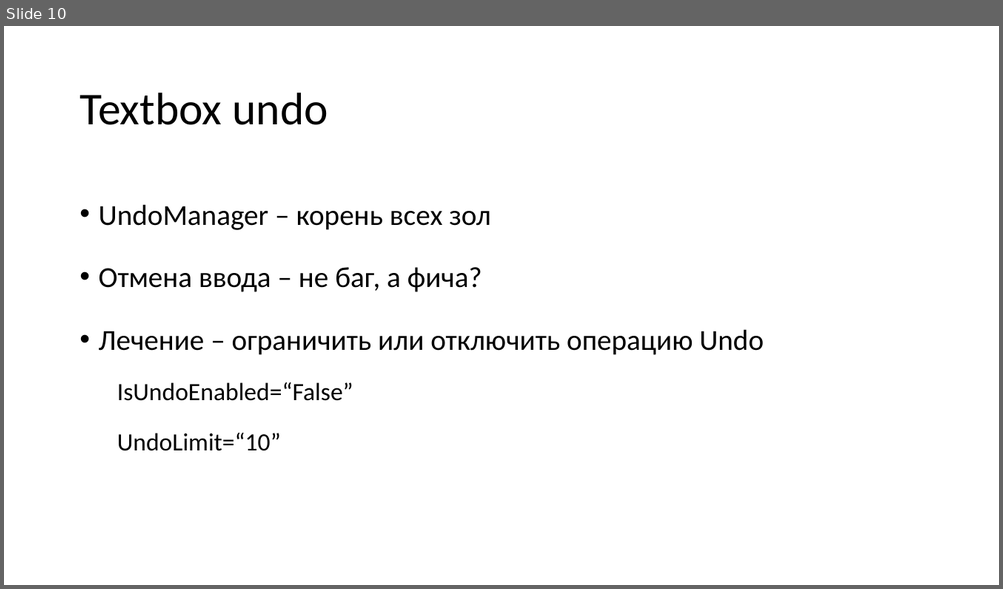
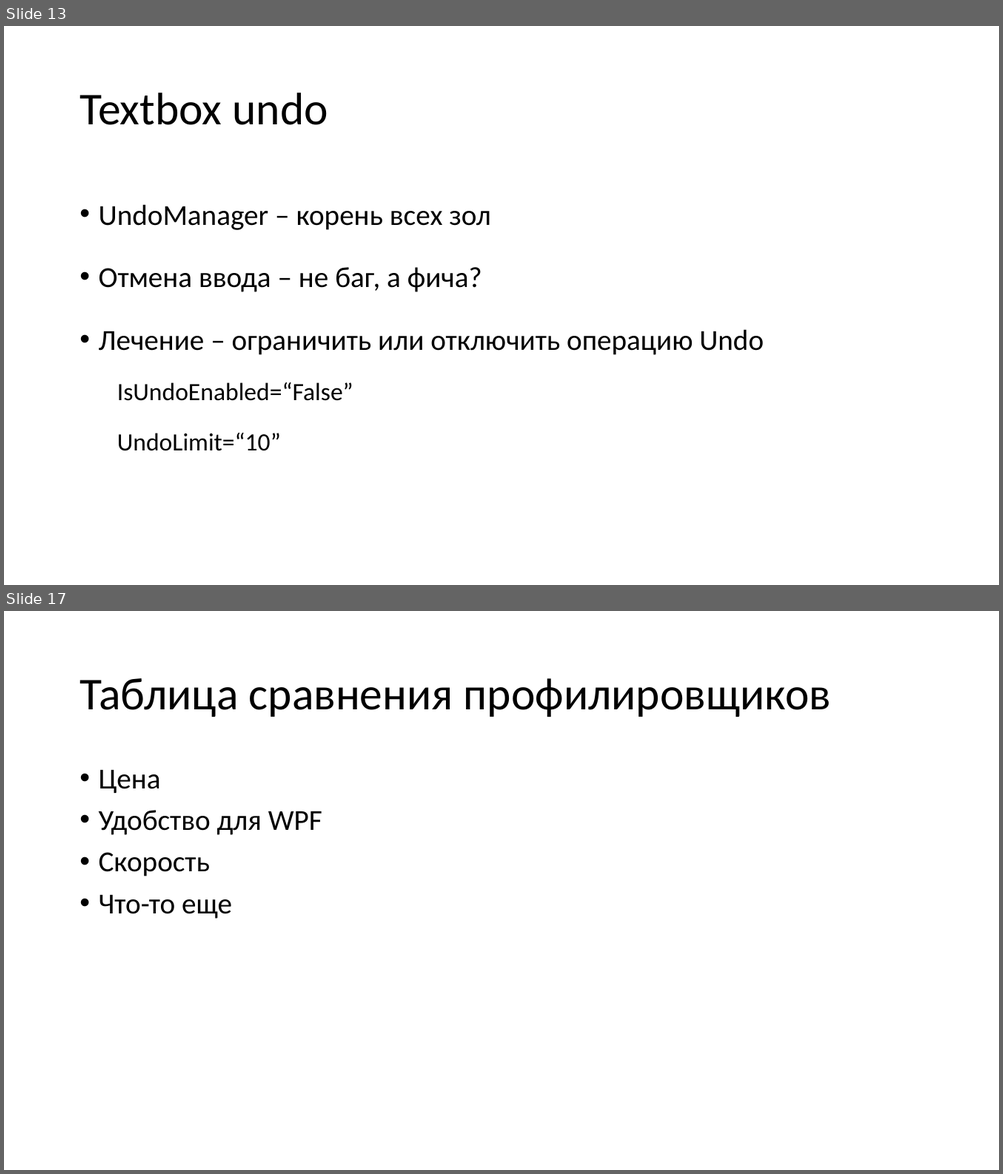
Before and after one commit to Talrandel/MemoryLeak, a slide deck: Утечки памяти.pptx. Shown one above the other, each under a label of ours: slide 10 before the commit, slides 13 and 17 after it; the slides between them are not shown. The pictures are 1003x589 and 1003x1174 pixels, drawn with LibreOffice and Linux fonts; fonts in the diff are those of the drawing. Boxes give left, top, right and bottom in pixels: in the first picture for what was removed or moved away, otherwise in the second. Text is boxed around its words. In the diff, an @@ line names an element or a change of style, - is before the commit and + after.

```diff
--- a/Утечки памяти.pptx
+++ b/Утечки памяти.pptx
@@ slide 17 added at [4,611,999,1170], background #FFFFFF @@
@@ title added at [79,678,831,717], 44 pt, text #000000 @@
+Таблица сравнения профилировщиков
@@ text added at [99,770,322,919], 28 pt, text #000000 @@
+• Цена
+• Удобство для WPF
+• Скорость
+• Что-то еще
@@ what was slide 10 is now slide 13 @@
```
Also in this commit, not shown: 7 slides changed, 9 other slides added, 1 slide removed, 30 other files.
